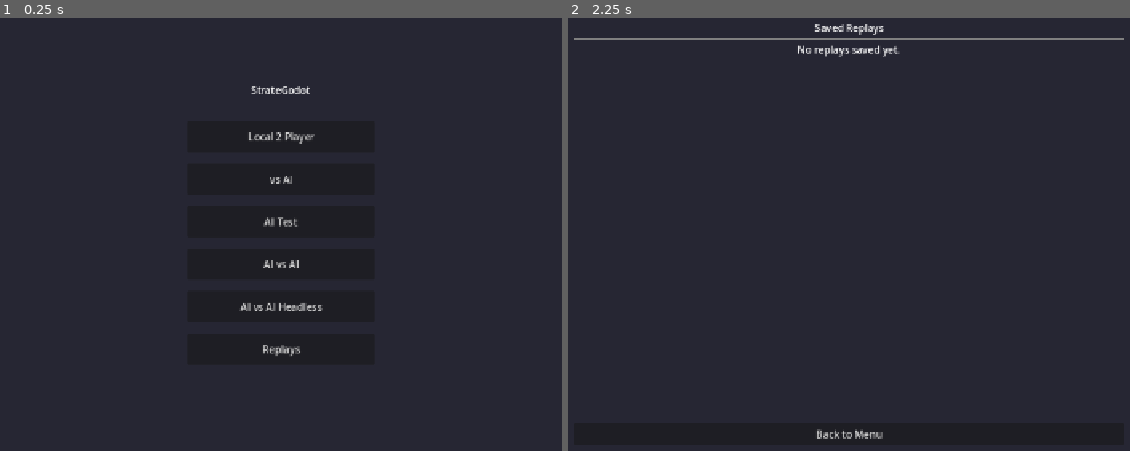
Above: before the commit, frames 1-2 (left to right).
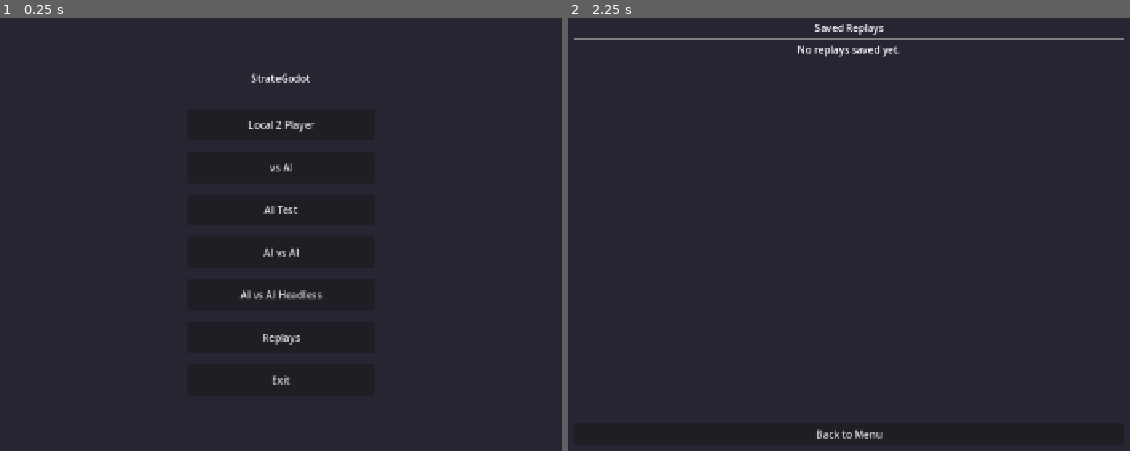
Above: after the commit, the same moments.

Repository: nathansitkoff/StrateGodot
Game: Godot game, scene res://scenes/Main.tscn
The game is run twice, just before and just after one commit, with the same random seed, the same clock (stepped at 60 frames per second) and the same inputs.
Inputs:
- Up to frame 1 (0.25 s): no input
- Up to frame 2 (2.25 s): click "Replays" at 0.5 s; click "Back to Menu" at 1.25 s; click "Replays" at 2 s

The runs differ from the first frame. In frame 1, 1.5% of the frame differs, in the area x 42-58%, y 12-85%; in frame 2, nothing differs.

Commit message:
Add Exit button to main menu, maximize window on launch
Co-Authored-By: Claude Opus 4.6 (1M context) <noreply@anthropic.com>

Diff:
--- a/project.godot
+++ b/project.godot
@@ -24,7 +24,10 @@
 
 window/size/viewport_width=1280
 window/size/viewport_height=720
+window/size/resizable=true
+window/size/mode=3
 window/stretch/mode="canvas_items"
+window/stretch/aspect="keep"
 
 [rendering]
 
--- a/scenes/MainMenu.tscn
+++ b/scenes/MainMenu.tscn
@@ -88,3 +88,13 @@
 layout_mode = 2
 custom_minimum_size = Vector2(0, 50)
 text = "Replays"
+
+[node name="Spacer7" type="Control" parent="VBox"]
+layout_mode = 2
+custom_minimum_size = Vector2(0, 10)
+
+[node name="ExitButton" type="Button" parent="VBox"]
+unique_name_in_owner = true
+layout_mode = 2
+custom_minimum_size = Vector2(0, 50)
+text = "Exit"
--- a/scripts/ui/main_menu.gd
+++ b/scripts/ui/main_menu.gd
@@ -10,6 +10,7 @@
 @onready var ai_vs_ai_button: Button = %AIvsAIButton
 @onready var headless_button: Button = %HeadlessButton
 @onready var replays_button: Button = %ReplaysButton
+@onready var exit_button: Button = %ExitButton
 
 
 func _ready() -> void:
@@ -37,3 +38,6 @@
 		visible = false
 		replays_selected.emit()
 	)
+	exit_button.pressed.connect(func() -> void:
+		get_tree().quit()
+	)
